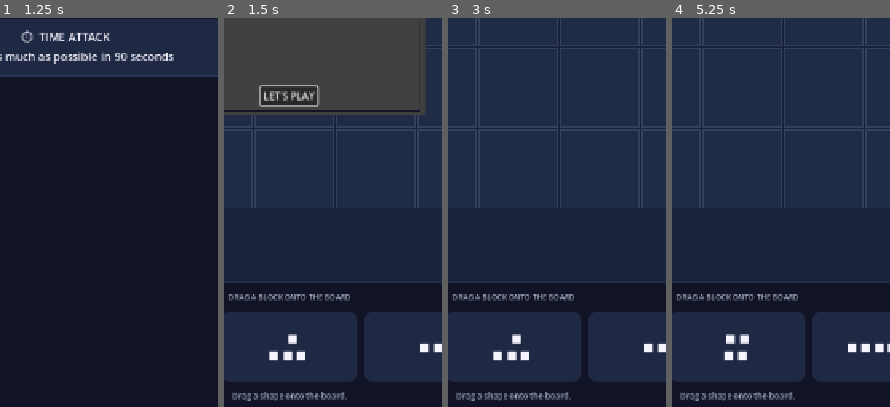
Above: before the commit, frames 1-4 (left to right).
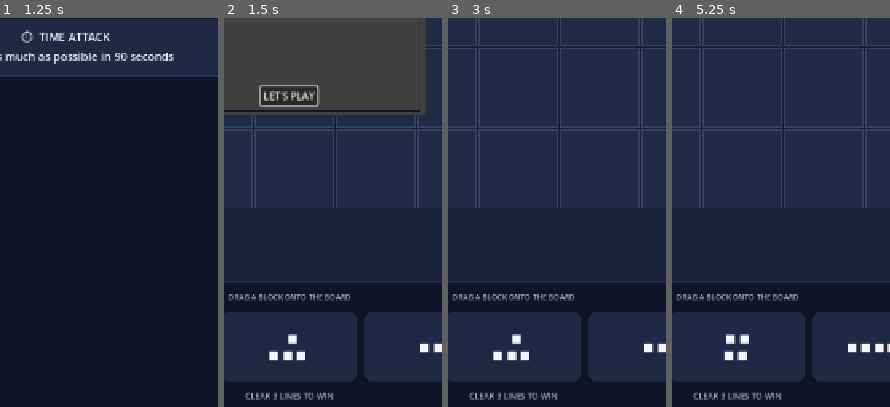
Above: after the commit, the same moments.

Repository: MaheshPawar32/android-game-factory
Game: Godot game, scene res://scenes/home.tscn
The game is run twice, just before and just after one commit, with the same random seed, the same clock (stepped at 60 frames per second) and the same inputs.
Inputs:
- Up to frame 1 (1.25 s): click "▶ PLAY" at 0.5 s
- Up to frame 2 (1.5 s): click "🏆 CLASSIC Endless high-score …" at 1.25 s
- Up to frame 3 (3 s): click "↻" at 2 s; click "LET'S PLAY" at 2.75 s
- Up to frame 4 (5.25 s): click "⌂" at 3.5 s; click "▶ PLAY" at 4.25 s; click "🏆 CLASSIC Endless high-score …" at 5 s
The pictures show only the part of the screen within x 35-85%, y 50-100%; the shares and areas given below are measured in that part.

Frame 1 is identical in both runs. In frame 2, 0.6% of the frame differs, in the area x 3-57%, y 96-99%; in frame 3, 0.6%; in frame 4, 0.6%.

Commit message:
Integrate varied Adventure objectives, move-limited challenges and boss victories

Diff:
--- a/projects/block-puzzle/scripts/main.gd
+++ b/projects/block-puzzle/scripts/main.gd
@@ -20,6 +20,11 @@
 var paused := false
 var level_lines := 0
 var level_objective := 3
+var level_config: Dictionary = {}
+var level_moves_left := 0
+var level_move_limit := 0
+var level_target_score := 0
+var level_objective_type := "lines"
 var active_mode := "classic"
 var mode_time_left := 90.0
 var mode_misses := 0
@@ -227,13 +232,21 @@
 	mode_time_left = 90.0
 	mode_misses = 0
 	if bool(SaveData.get_value("adventure_active", false)):
-		var level_config: Dictionary = LevelData.configuration(int(SaveData.get_value("current_level", 1)))
+		level_config = LevelData.configuration(int(SaveData.get_value("current_level", 1)))
 		level_objective = int(level_config.objective_lines)
+		level_objective_type = str(level_config.objective_type)
+		level_move_limit = int(level_config.move_limit)
+		level_moves_left = level_move_limit
+		level_target_score = int(level_config.target_score)
 	else:
 		level_objective = 3
+		level_objective_type = "lines"
+		level_move_limit = 0
+		level_moves_left = 0
+		level_target_score = 0
 	pieces = generator.next_tray(3)
 	_refresh_all()
-	_set_status("Drag a shape onto the board.")
+	_set_status(_level_goal_text())
 
 func _refresh_all() -> void:
 	board_view.set_board(board)
@@ -387,6 +400,8 @@
 		Feedback.vibrate(18)
 		return
 	var result: Dictionary = board.place(shape, origin, int(selected.color_id))
+	if bool(SaveData.get_value("adventure_active", false)) and level_move_limit > 0:
+		level_moves_left = maxi(0, level_moves_left - 1)
 	board_view.animate_placement(result.placed)
 	Feedback.play("place")
 	Feedback.vibrate(22)
@@ -439,8 +454,11 @@
 	if active_mode == "daily" and score >= 600:
 		_finish_mode("DAILY CHALLENGE COMPLETE!", "You reached today’s 600-point target.")
 		return
-	if bool(SaveData.get_value("adventure_active", false)) and level_lines >= level_objective:
+	if bool(SaveData.get_value("adventure_active", false)) and _level_goal_complete():
 		_show_victory_screen()
+		return
+	if bool(SaveData.get_value("adventure_active", false)) and level_move_limit > 0 and level_moves_left <= 0:
+		_show_level_failed()
 		return
 	if score > best_score:
 		best_score = score
@@ -459,6 +477,31 @@
 		else:
 			_show_game_over()
 
+func _level_goal_text() -> String:
+	if level_objective_type == "score":
+		return "SCORE TRIAL • REACH %d POINTS" % level_target_score
+	if level_objective_type == "boss":
+		return "BOSS LEVEL • CLEAR %d LINES • %d MOVES" % [level_objective, level_moves_left]
+	if level_move_limit > 0:
+		return "CLEAR %d LINES • %d MOVES LEFT" % [level_objective, level_moves_left]
+	return "CLEAR %d LINES TO WIN" % level_objective
+
+func _level_goal_complete() -> bool:
+	if level_objective_type == "score":
+		return score >= level_target_score
+	return level_lines >= level_objective
+
+func _show_level_failed() -> void:
+	paused = true
+	game_over = true
+	var dialog := AcceptDialog.new()
+	dialog.title = "CHALLENGE FAILED"
+	dialog.dialog_text = "Moves used up!\nLines cleared: %d / %d\nScore: %d\n\nTry this level again." % [level_lines, level_objective, score]
+	dialog.ok_button_text = "RETRY LEVEL"
+	dialog.confirmed.connect(func(): _new_game())
+	add_child(dialog)
+	dialog.popup_centered()
+
 func _finish_drag() -> void:
 	drag_active = false
 	selected_piece = -1
@@ -560,11 +603,13 @@
 	var level_config: Dictionary = LevelData.configuration(current)
 	var reward := int(level_config.reward_coins)
 	var stars := 3 if score >= 600 else (2 if score >= 300 else 1)
+	if level_move_limit > 0 and level_moves_left > 0:
+		stars = mini(3, stars + 1)
 	SaveData.record_level_completion(current, score, stars)
 	SaveData.add_coins(reward, "Adventure level %d" % current)
 	var dialog := AcceptDialog.new()
 	dialog.title = "LEVEL COMPLETE!"
-	dialog.dialog_text = "Objective completed!\nLines cleared: %d / %d\n%s\nLevel %d unlocked next.\n\nReward: %d coins" % [level_lines, level_objective, "★".repeat(stars), next_level, reward]
+	dialog.dialog_text = "Objective completed!\n%s\nLines cleared: %d / %d\n%s\nLevel %d unlocked next.\n\nReward: %d coins" % [_level_goal_text(), level_lines, level_objective, "★".repeat(stars), next_level, reward]
 	dialog.ok_button_text = "CONTINUE"
 	dialog.confirmed.connect(func(): AppRouter.open_level_select())
 	add_child(dialog)
